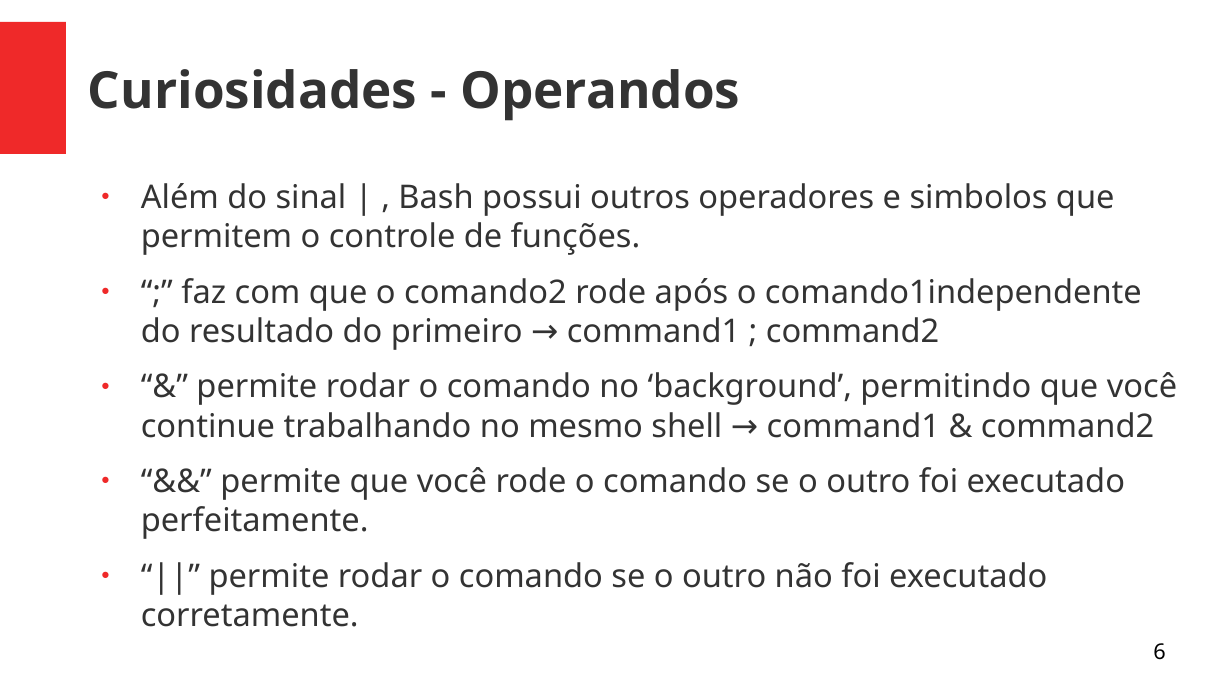
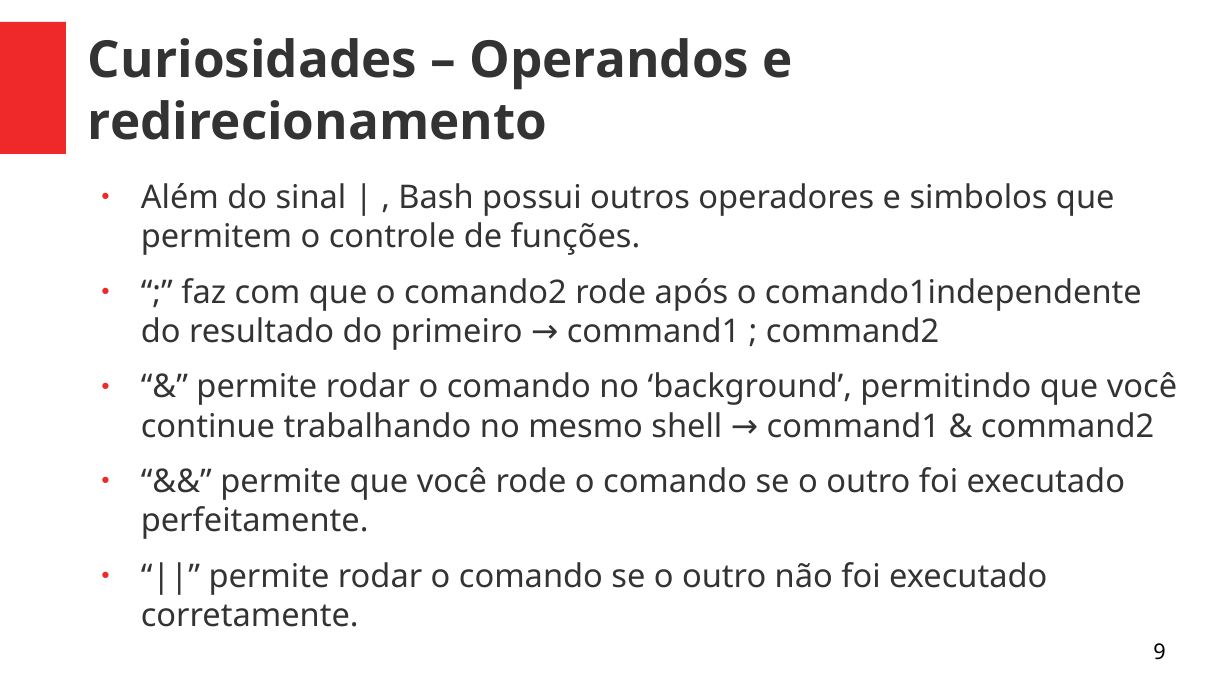
Before and after one commit to rodrigojat/EDL, a slide deck: slide 9 of trabalhoEDL/trabalho_bash.odp (slide 6 before the commit). Drawn at 1232x693 pixels with LibreOffice and Linux fonts; fonts in the diff are those of the drawing. Boxes give left, top, right and bottom in pixels: in the first picture for what was removed or moved away, otherwise in the second. Text is boxed around its words. In the diff, an @@ line names an element or a change of style, - is before the commit and + after.

```diff
--- a/trabalhoEDL/trabalho_bash.odp
+++ b/trabalhoEDL/trabalho_bash.odp
@@ title at <box>88,38,793,140</box>: text changed @@
-Curiosidades - Operandos
+Curiosidades – Operandos e redirecionamento
@@ page number at <box>1153,643,1165,660</box>: text changed @@
-6
+9
```
Also in this commit, not shown: 5 other slides changed, 3 slides added.
